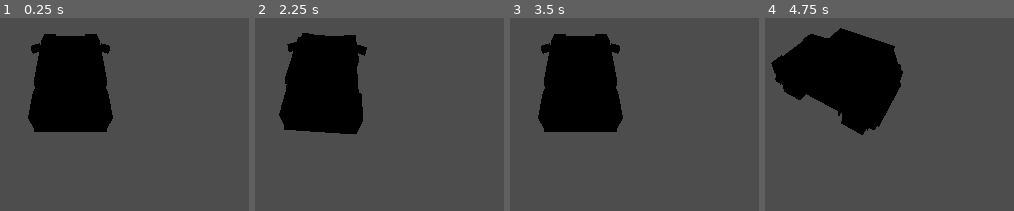
Above: before the commit, frames 1-4 (left to right).
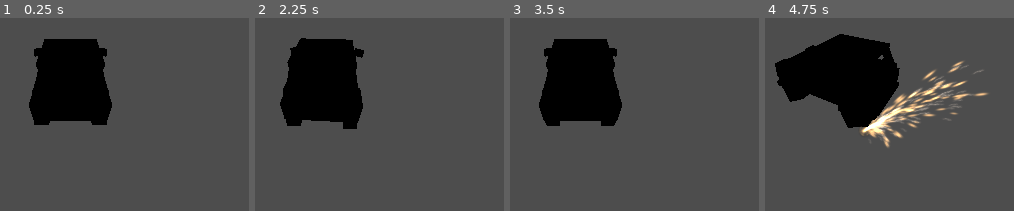
Above: after the commit, the same moments.

Repository: Calverin/Radio-Rideshare
Game: Godot game, scene res://Scenes/car.tscn
The game is run twice, just before and just after one commit, with the same random seed, the same clock (stepped at 60 frames per second) and the same inputs. This scene is started directly instead of the project's main scene.
Inputs:
- Up to frame 1 (0.25 s): no input
- Up to frame 2 (2.25 s): hold , (quick_right) 0.53-1.28 s; hold Space (honk) 0.53-1.28 s; hold Down (ui_down) 1.28-2.03 s; tap 1 (object_1) at 1.35 s; hold , (quick_right) from 2.03 s (still down); tap 2 (object_2) at 2.1 s
- Up to frame 3 (3.5 s): release , (quick_right) at 2.78 s; hold Up (ui_up) from 2.78 s (still down); tap 0 (object_clear) at 2.85 s
- Up to frame 4 (4.75 s): release Up (ui_up) at 3.53 s; hold Space (honk) 3.53-4.28 s; hold Shift (drift_left) from 3.53 s (still down); tap 1 (object_1) at 4.35 s

The runs differ from the first frame. In frame 1, 2.7% of the frame differs, in the area x 11-46%, y 8-60%; in frame 2, 2.6%; in frame 3, 2.7%; in frame 4, 6.8%, in the area x 2-90%, y 5-68%.
Error before the commit: Invalid access to property or key 'lanes' on a base object of type 'Nil'. (res://Scripts/car.gd:15)
Error after the commit: Invalid access to property or key 'lanes' on a base object of type 'Nil'. (res://Scripts/car.gd:16)

Commit message:
Visual Improvements (Read commit description)
Spinning tires, fixed tire texture, spark particles made from scratch, fixed menu shader bug,

Diff:
--- /dev/null
+++ b/Assets/Car/sparks_particle_process_material.tres
@@ -0,0 +1,25 @@
+[gd_resource type="ParticleProcessMaterial" load_steps=3 format=3 uid="uid://bd65yxhavqsse"]
+
+[sub_resource type="Gradient" id="Gradient_ja5cn"]
+interpolation_mode = 2
+offsets = PackedFloat32Array(0.07393, 0.140078, 0.241245, 0.404669, 0.521401, 0.661479, 0.980545)
+colors = PackedColorArray(0.118831, 0.686249, 1, 0, 1, 1, 1, 1, 0.952711, 0.979755, 1, 1, 0.443435, 0.770572, 1, 1, 0.0426969, 0.563935, 1, 1, 0.163065, 0.56405, 1, 1, 1, 1, 1, 0)
+
+[sub_resource type="GradientTexture1D" id="GradientTexture1D_u8ifq"]
+gradient = SubResource("Gradient_ja5cn")
+
+[resource]
+lifetime_randomness = 0.06
+particle_flag_align_y = true
+particle_flag_disable_z = true
+angle_min = -720.0
+angle_max = 720.0
+direction = Vector3(1, 1, 0)
+spread = 12.0
+initial_velocity_min = 1.0
+initial_velocity_max = 10.0
+radial_velocity_min = 0.999978
+radial_velocity_max = 0.999978
+scale_min = 0.25
+scale_max = 0.5
+color_ramp = SubResource("GradientTexture1D_u8ifq")
--- a/Scenes/car.tscn
+++ b/Scenes/car.tscn
@@ -1,8 +1,66 @@
-[gd_scene load_steps=5 format=3 uid="uid://c1klncb1e6jt8"]
+[gd_scene load_steps=16 format=3 uid="uid://c1klncb1e6jt8"]
 
 [ext_resource type="PackedScene" uid="uid://1kpirt3v7k8g" path="res://Assets/Car/car_mini.gltf" id="1_aaytl"]
 [ext_resource type="Script" path="res://Scripts/car.gd" id="1_oamc2"]
 [ext_resource type="PackedScene" uid="uid://dy5gwgs8wnr7o" path="res://Scenes/car_wheel.tscn" id="2_igjln"]
+[ext_resource type="Material" uid="uid://bd65yxhavqsse" path="res://Assets/Car/sparks_particle_process_material.tres" id="4_6byxu"]
+[ext_resource type="Texture2D" uid="uid://c5wfrtniaeuc7" path="res://Assets/Car/trace_06.png" id="5_uo8a5"]
+[ext_resource type="Texture2D" uid="uid://dbvvboe3msicv" path="res://Assets/Car/light_01.png" id="6_le2vi"]
+[ext_resource type="Texture2D" uid="uid://dua73lp61qxt5" path="res://Assets/Car/trace_03.png" id="7_hwcj3"]
+
+[sub_resource type="StandardMaterial3D" id="StandardMaterial3D_sruk7"]
+transparency = 1
+blend_mode = 1
+cull_mode = 2
+shading_mode = 0
+diffuse_mode = 3
+specular_mode = 1
+albedo_color = Color(0.994916, 0.682096, 0.350741, 1)
+albedo_texture = ExtResource("5_uo8a5")
+billboard_keep_scale = true
+
+[sub_resource type="QuadMesh" id="QuadMesh_wnc4q"]
+material = SubResource("StandardMaterial3D_sruk7")
+size = Vector2(2, 2)
+
+[sub_resource type="ParticleProcessMaterial" id="ParticleProcessMaterial_fmbhs"]
+particle_flag_rotate_y = true
+angle_min = 76.4
+angle_max = 76.4
+direction = Vector3(0, 0.1, 0)
+spread = 12.0
+initial_velocity_min = 0.01
+initial_velocity_max = 0.1
+gravity = Vector3(0, 0, 0)
+
+[sub_resource type="StandardMaterial3D" id="StandardMaterial3D_6symq"]
+transparency = 1
+shading_mode = 0
+albedo_color = Color(1, 0.792402, 0.553274, 1)
+albedo_texture = ExtResource("6_le2vi")
+disable_receive_shadows = true
+billboard_mode = 1
+billboard_keep_scale = true
+grow = true
+
+[sub_resource type="QuadMesh" id="QuadMesh_pocdv"]
+material = SubResource("StandardMaterial3D_6symq")
+size = Vector2(0.5, 0.5)
+
+[sub_resource type="StandardMaterial3D" id="StandardMaterial3D_24m22"]
+transparency = 1
+blend_mode = 1
+cull_mode = 2
+shading_mode = 0
+diffuse_mode = 3
+specular_mode = 1
+albedo_color = Color(0.999301, 0.891802, 0.791583, 1)
+albedo_texture = ExtResource("7_hwcj3")
+billboard_keep_scale = true
+
+[sub_resource type="QuadMesh" id="QuadMesh_bfxqe"]
+material = SubResource("StandardMaterial3D_24m22")
+size = Vector2(2, 2)
 
 [sub_resource type="BoxShape3D" id="BoxShape3D_0wcon"]
 size = Vector3(2.4, 1.9, 4.5)
@@ -11,7 +69,7 @@
 script = ExtResource("1_oamc2")
 
 [node name="Camera3D" type="Camera3D" parent="."]
-transform = Transform3D(1, 0, 0, 0, 0.77188, 0.635768, 0, -0.635768, 0.77188, 0, 6.70486, 5.96559)
+transform = Transform3D(1, 0, 0, 0, 0.908129, 0.418691, 0, -0.418691, 0.908129, 0, 5.22377, 7.53504)
 current = true
 fov = 95.0
 
@@ -21,20 +79,80 @@
 transform = Transform3D(1, 0, 0, 0, 1, 0, 0, 0, 1, 0, 0.051, -1.00583e-07)
 
 [node name="Wheel" parent="Body" instance=ExtResource("2_igjln")]
-transform = Transform3D(-1, 0, -8.74228e-08, 0, 1, 0, 8.74228e-08, 0, -1, -1, 0.451, -1.375)
+transform = Transform3D(-1, -1.52855e-14, 8.74228e-08, 0, 1, 1.74846e-07, -8.74228e-08, 1.74846e-07, -1, -1, 0.38, -1.375)
 skeleton = NodePath("../..")
 
 [node name="Wheel2" parent="Body" instance=ExtResource("2_igjln")]
-transform = Transform3D(-1, 0, -8.74228e-08, 0, 1, 0, 8.74228e-08, 0, -1, 1, 0.451, -1.375)
+transform = Transform3D(-1, 0, -8.74228e-08, 0, 1, 0, 8.74228e-08, 0, -1, 1, 0.38, -1.375)
 skeleton = NodePath("../..")
 
 [node name="Wheel3" parent="Body" instance=ExtResource("2_igjln")]
-transform = Transform3D(-1, 0, -8.74228e-08, 0, 1, 0, 8.74228e-08, 0, -1, -1, 0.451, 1.5)
+transform = Transform3D(-1, 0, -8.74228e-08, 0, 1, 0, 8.74228e-08, 0, -1, -1, 0.38, 1.5)
 skeleton = NodePath("../..")
 
 [node name="Wheel4" parent="Body" instance=ExtResource("2_igjln")]
-transform = Transform3D(-1, 0, -8.74228e-08, 0, 1, 0, 8.74228e-08, 0, -1, 1, 0.451, 1.5)
+transform = Transform3D(-1, 0, -8.74228e-08, 0, 1, 0, 8.74228e-08, 0, -1, 1, 0.38, 1.5)
 skeleton = NodePath("../..")
+
+[node name="RightDriftParticles" type="Node3D" parent="Body"]
+transform = Transform3D(-0.573576, 0, -0.819152, 0, 1, 0, 0.819152, 0, -0.573576, 1.25, -0.01, 2)
+
+[node name="Sparks" type="GPUParticles3D" parent="Body/RightDriftParticles"]
+emitting = false
+amount = 100
+lifetime = 0.5
+visibility_aabb = AABB(-10, -10, -10, 20, 20, 20)
+local_coords = true
+process_material = ExtResource("4_6byxu")
+draw_pass_1 = SubResource("QuadMesh_wnc4q")
+
+[node name="Flash" type="GPUParticles3D" parent="Body/RightDriftParticles"]
+emitting = false
+amount = 1
+lifetime = 0.5
+visibility_aabb = AABB(-10, -10, -10, 20, 20, 20)
+local_coords = true
+process_material = SubResource("ParticleProcessMaterial_fmbhs")
+draw_pass_1 = SubResource("QuadMesh_pocdv")
+
+[node name="Streaks" type="GPUParticles3D" parent="Body/RightDriftParticles"]
+emitting = false
+amount = 100
+lifetime = 0.5
+visibility_aabb = AABB(-10, -10, -10, 20, 20, 20)
+local_coords = true
+process_material = ExtResource("4_6byxu")
+draw_pass_1 = SubResource("QuadMesh_bfxqe")
+
+[node name="LeftDriftParticles" type="Node3D" parent="Body"]
+transform = Transform3D(0.573576, 0, -0.819152, 0, 1, 0, 0.819152, 0, 0.573576, -1.25, -0.01, 2)
+
+[node name="Sparks" type="GPUParticles3D" parent="Body/LeftDriftParticles"]
+emitting = false
+amount = 100
+lifetime = 0.5
+visibility_aabb = AABB(-10, -10, -10, 20, 20, 20)
+local_coords = true
+process_material = ExtResource("4_6byxu")
+draw_pass_1 = SubResource("QuadMesh_wnc4q")
+
+[node name="Flash" type="GPUParticles3D" parent="Body/LeftDriftParticles"]
+emitting = false
+amount = 1
+lifetime = 0.5
+visibility_aabb = AABB(-10, -10, -10, 20, 20, 20)
+local_coords = true
+process_material = SubResource("ParticleProcessMaterial_fmbhs")
+draw_pass_1 = SubResource("QuadMesh_pocdv")
+
+[node name="Streaks" type="GPUParticles3D" parent="Body/LeftDriftParticles"]
+emitting = false
+amount = 100
+lifetime = 0.5
+visibility_aabb = AABB(-10, -10, -10, 20, 20, 20)
+local_coords = true
+process_material = ExtResource("4_6byxu")
+draw_pass_1 = SubResource("QuadMesh_bfxqe")
 
 [node name="SpotLight3D" type="SpotLight3D" parent="."]
 transform = Transform3D(1, 0, 0, 0, 1, 0, 0, 0, 1, 0.95, 1.25, -2.5)
--- a/Scripts/Menus/level_selector.gd
+++ b/Scripts/Menus/level_selector.gd
@@ -56,8 +56,10 @@
 
 func _on_play_level(level_name: String):
 	LevelLoader.current_level_name = level_name
+	material.set("shader_parameter/aberration", 0)
 	get_tree().change_scene_to_file("res://Scenes/world.tscn")
 
 func _on_edit_level(level_name: String):
 	LevelLoader.current_level_name = level_name
+	material.set("shader_parameter/aberration", 0)
 	get_tree().change_scene_to_file("res://Scenes/level_editor.tscn")
--- a/Scripts/car.gd
+++ b/Scripts/car.gd
@@ -1,6 +1,6 @@
 extends Area3D
 
-@export_enum("Slow:30", "Average:60", "Very Fast:200") var speed: int
+var speed: int
 var lanes: int
 var current_lane: int
 
@@ -12,8 +12,9 @@
 var turn_offset: float = 0
 
 func _ready():
+	speed = 50
 	lanes = LevelLoader.current_level.lanes
-	current_lane = lanes / 2
+	current_lane = ceil(float(lanes) / 2)
 	position.x = current_lane * 10
 
 func _process(delta: float):
@@ -33,6 +34,11 @@
 
 func _physics_process(delta: float):
 	## Drifting
+	var wheel_speed = 20
+	$Body/Wheel.rotation_degrees.x += wheel_speed
+	$Body/Wheel2.rotation_degrees.x += wheel_speed
+	$Body/Wheel3.rotation_degrees.x += wheel_speed
+	$Body/Wheel4.rotation_degrees.x += wheel_speed
 	if drifting:
 		drift(delta)
 	else:
@@ -62,18 +68,20 @@
 		# Early Drift "Hop"
 		$Body.position.y = lerpf($Body.position.y, 1, delta * 30)
 		# Spin Turn
-		var spin = Input.get_axis("quick_left", "quick_right")
-		if drift_direction > 0 and spin < 0:
-			switch_lane(-2)
-			turn_offset -= 2 * PI
-		if drift_direction < 0 and spin > 0:
-			switch_lane(2)
-			turn_offset += 2 * PI
+		#var spin = Input.get_axis("quick_left", "quick_right")
+		#if drift_direction > 0 and spin < 0:
+		#	switch_lane(-2)
+		#	turn_offset -= 2 * PI
+		#if drift_direction < 0 and spin > 0:
+		#	switch_lane(2)
+		#	turn_offset += 2 * PI
 
 	## Ending
 	if (drift_direction < 0 and not Input.is_action_pressed("drift_left"))    \
 		or (drift_direction > 0 and not Input.is_action_pressed("drift_right")):
 		switch_lane(drift_direction)
+		set_drift_graphics("Left", false)
+		set_drift_graphics("Right", false)
 
 func update_scoring(hit: Array):
 	if (hit[1] != UI.Accuracy.MISS):
@@ -104,9 +112,13 @@
 	if Input.is_action_just_pressed("drift_left"):
 		drifting = true
 		drift_direction = -1
+		set_drift_graphics("Left", true)
+		set_drift_graphics("Right", false)
 	elif Input.is_action_just_pressed("drift_right"):
 		drifting = true
 		drift_direction = 1
+		set_drift_graphics("Left", false)
+		set_drift_graphics("Right", true)
 	elif Input.is_action_just_pressed("quick_left"):
 		turn_offset = 0.1
 		switch_lane(-1)
@@ -123,6 +135,10 @@
 		UI.current_accuracy = UI.Accuracy.NONE
 		print("game over")
 		dead = true
+		speed = 0
 		await get_tree().create_timer(1.5, false).timeout
 		get_tree().change_scene_to_file("res://Scenes/Menus/main_menu.tscn")
-	pass
+
+func set_drift_graphics(direction: String, active: bool):
+	for child in get_node(NodePath("Body/" + direction + "DriftParticles")).get_children():
+		child.emitting = active
Binary file changed: Assets/Car/car_tire_0.png
Binary file added: Assets/Car/light_01.png
Not shown, added: Assets/Car/light_01.png.import
Binary file added: Assets/Car/trace_03.png
Not shown, added: Assets/Car/trace_03.png.import
Binary file added: Assets/Car/trace_06.png
Not shown, added: Assets/Car/trace_06.png.import
Not shown: 8 places in Assets/Tiles/coloredtiles.tres that only renumber resources
